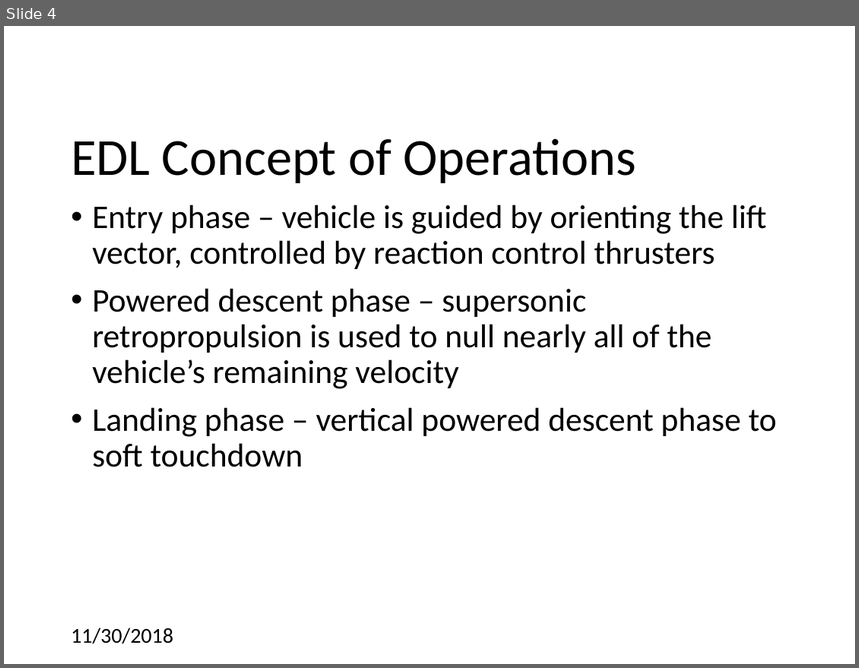
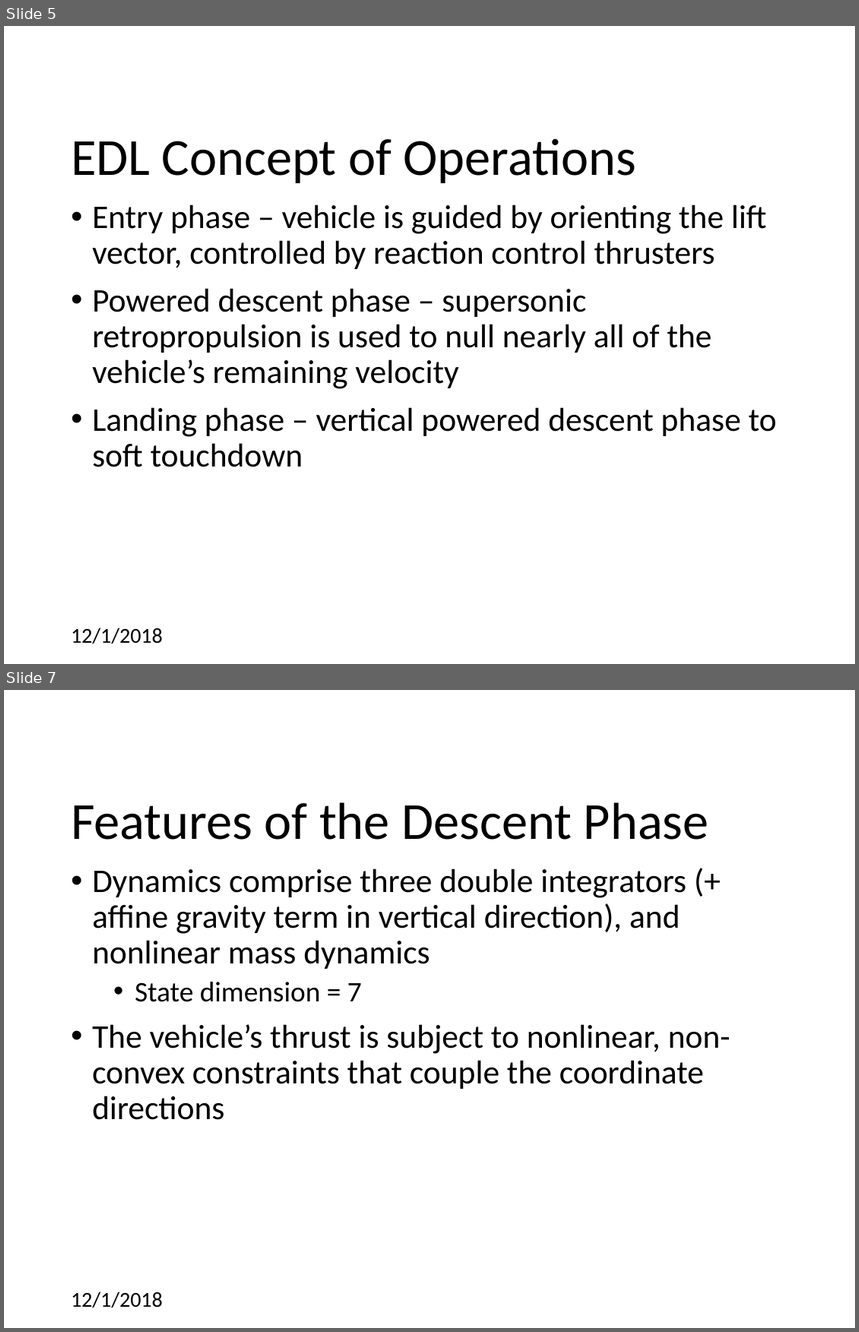
Before and after one commit to CDNoyes/EDL-Py, a slide deck: Documents/Qual Exam.pptx. Shown one above the other, each under a label of ours: slide 4 before the commit, slides 5 and 7 after it; the slides between them are not shown. The pictures are 859x668 and 859x1332 pixels, drawn with LibreOffice and Linux fonts; fonts in the diff are those of the drawing; background and template pictures are left out. Boxes give left, top, right and bottom in pixels: in the first picture for what was removed or moved away, otherwise in the second. Text is boxed around its words. In the diff, an @@ line names an element or a change of style, - is before the commit and + after.

```diff
--- a/Documents/Qual Exam.pptx
+++ b/Documents/Qual Exam.pptx
@@ slide 7 added at [4,690,855,1328], background #FFFFFF @@
@@ title added at [71,802,709,840], 44 pt, text #000000 @@
+Features of the Descent Phase
@@ text added at [92,869,731,1120], 28 pt, text #000000 @@
+• Dynamics comprise three double integrators (+ affine gravity term in vertical direction), and nonlinear mass dynamics
+  • State dimension = 7
+• The vehicle’s thrust is subject to nonlinear, non-convex constraints that couple the coordinate directions
@@ text added at [71,1292,163,1309], 18 pt, text #000000 @@
+12/1/2018
@@ what was slide 4 is now slide 5 @@
@@ slide 5 changed as well @@
@@ text at [71,628,163,645]: text changed @@
-11/30/2018
+12/1/2018
```
Also in this commit, not shown: 32 other slides changed, 6 other slides added, 1 other file.
